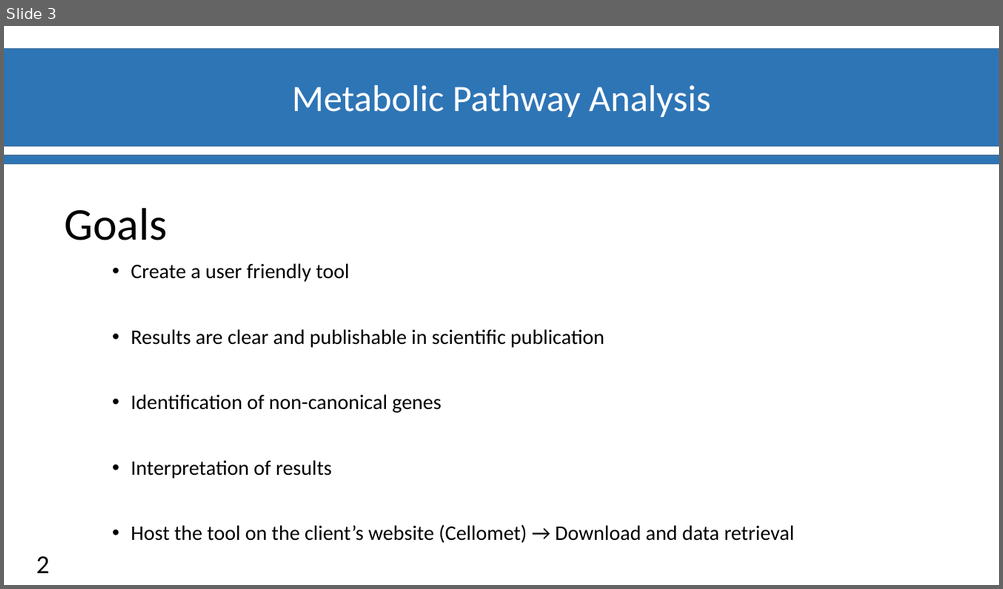
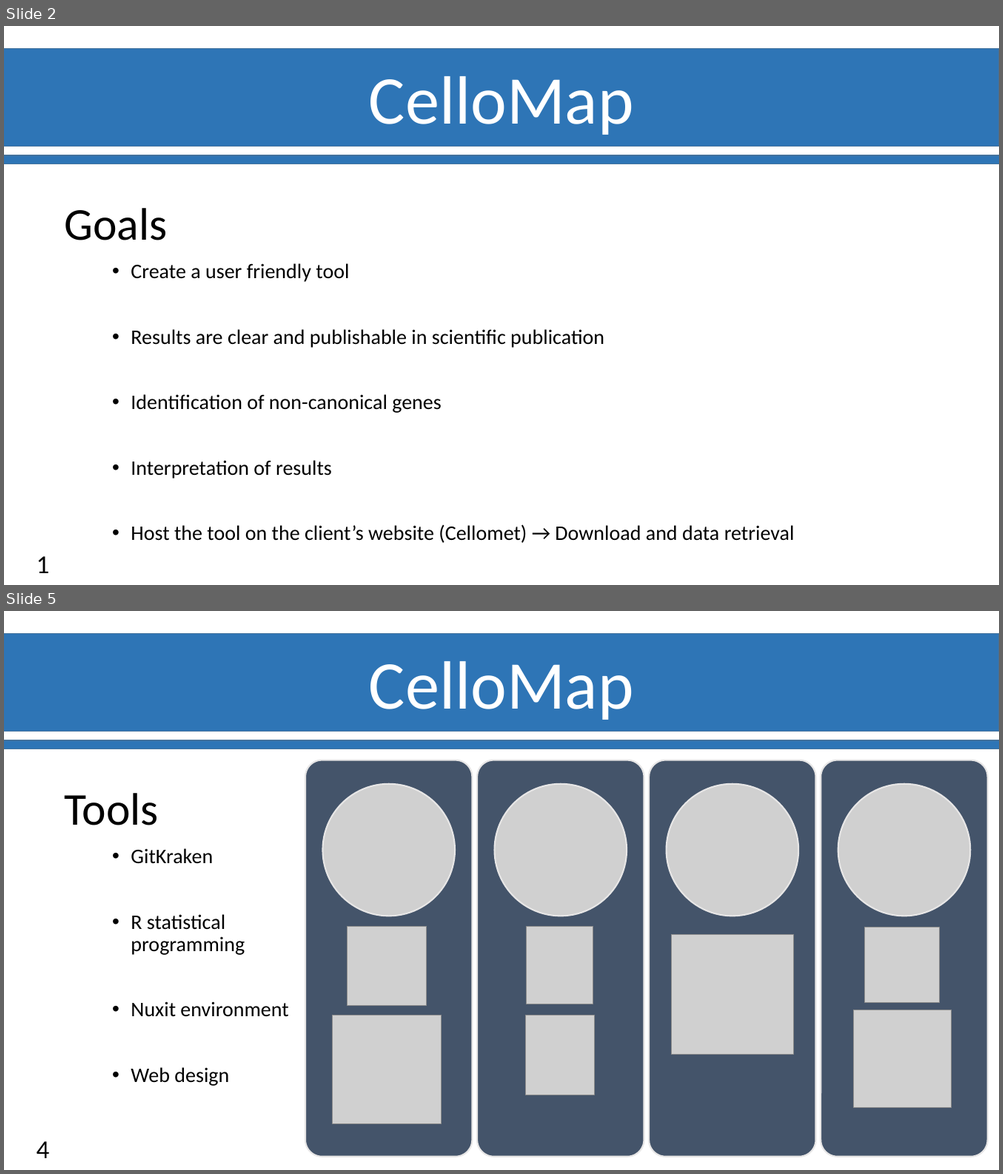
Before and after one commit to Ylefol/projet-INSERM_V5, a slide deck: Slides/Diapos_Suivit_projet.pptx. Shown one above the other, each under a label of ours: slide 3 before the commit, slides 2 and 5 after it; the slides between them are not shown. The pictures are 1003x589 and 1003x1174 pixels, drawn with LibreOffice and Linux fonts; fonts in the diff are those of the drawing; grey boxes stand for pictures; background and template pictures are left out. Boxes give left, top, right and bottom in pixels: in the first picture for what was removed or moved away, otherwise in the second. Text is boxed around its words. In the diff, an @@ line names an element or a change of style, - is before the commit and + after.

```diff
--- a/Slides/Diapos_Suivit_projet.pptx
+++ b/Slides/Diapos_Suivit_projet.pptx
@@ slide 5 added at [4, 611, 999, 1170], background #FFFFFF; not listed: 3 template elements that a slide beside it also shows @@
@@ group added at [305, 760, 988, 1157]: 4 rounded rectangles, 4 pictures @@
@@ text added at [64, 793, 159, 826], 44 pt, text #000000 @@
+Tools
@@ text added at [131, 849, 288, 1086], 20 pt, text #000000 @@
+• GitKraken
+• R statistical programming
+• Nuxit environment
+• Web design
@@ picture added at [347, 926, 427, 1005] @@
@@ picture added at [526, 926, 593, 1004] @@
@@ picture added at [671, 935, 794, 1055] @@
@@ picture added at [865, 927, 939, 1002] @@
@@ picture added at [854, 1010, 951, 1108] @@
@@ picture added at [333, 1015, 441, 1125] @@
@@ picture added at [526, 1015, 595, 1095] @@
@@ page number added at [37, 1142, 50, 1159], 25 pt, text #000000 @@
+4
@@ what was slide 3 is now slide 2 @@
@@ slide 2 changed as well @@
@@ text removed at [292, 85, 711, 117] @@
-Metabolic Pathway Analysis
@@ text added at [369, 76, 634, 135], 66 pt, text #FFFFFF @@
+CelloMap
@@ page number at [37, 557, 50, 574]: text changed @@
-2
+1
```
Also in this commit, not shown: 3 other slides changed, 5 other slides added, 7 slides removed.
